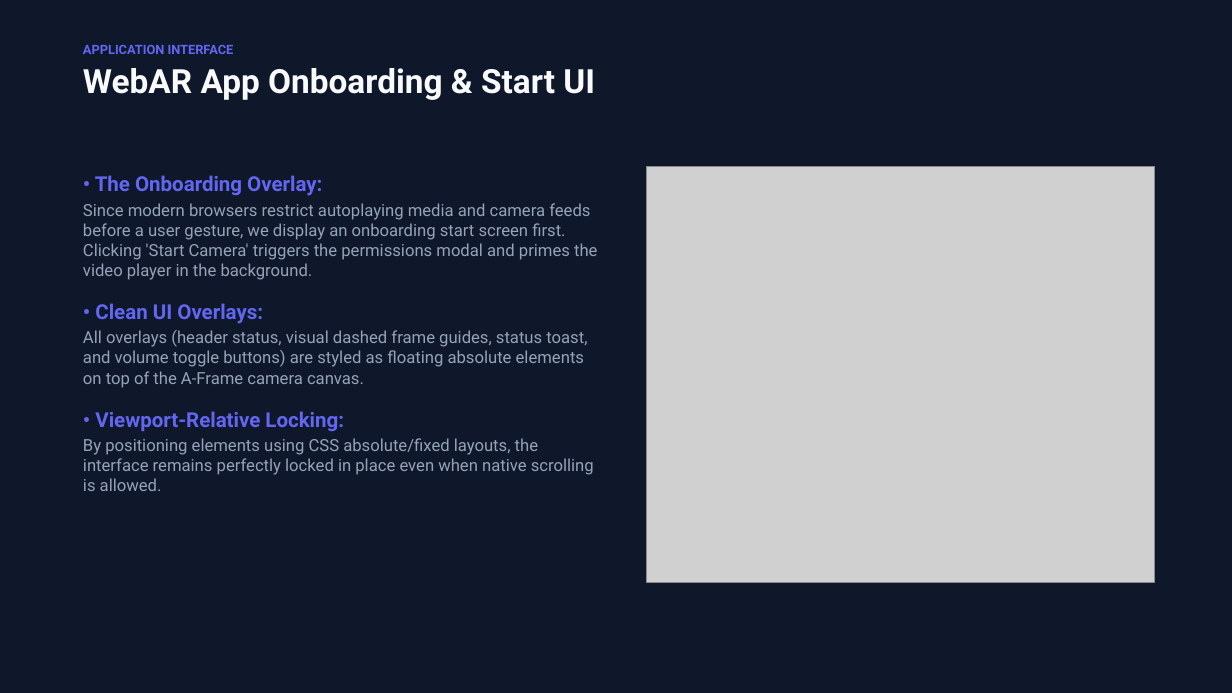
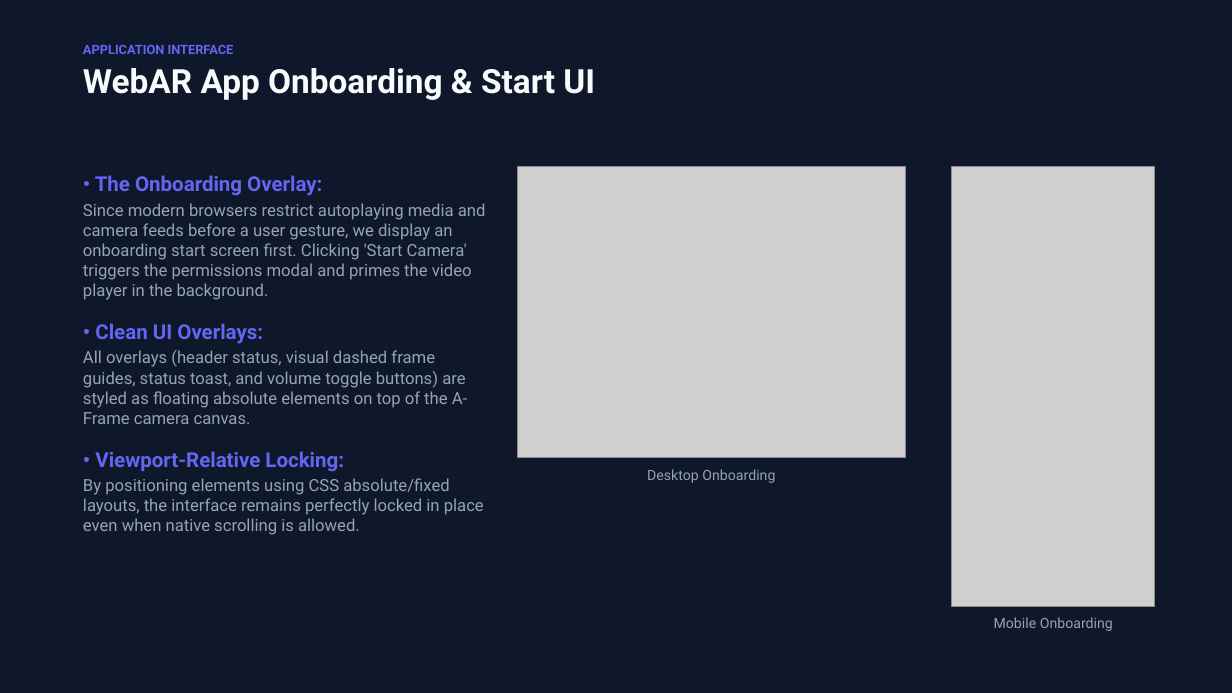
Before and after one commit to Travis-ugo/webar-video, a slide deck: slide 4 of slides.pptx. Drawn at 1232x693 pixels with LibreOffice and Linux fonts; fonts in the diff are those of the drawing; grey boxes stand for pictures. Boxes give left, top, right and bottom in pixels: in the first picture for what was removed or moved away, otherwise in the second. Text is boxed around its words. In the diff, an @@ line names an element or a change of style, - is before the commit and + after.

Commit message:
feat: add mobile screenshots to presentation and active camera slide

```diff
--- a/slides.pptx
+++ b/slides.pptx
@@ text "• The Onboarding Overlay:" rewrapped from [83, 175, 597, 491] to [83, 175, 486, 535] @@
@@ picture: place and size @@
-picture at [647, 166, 1155, 582]
+picture at [518, 166, 906, 457]
@@ picture added at [952, 166, 1155, 606] @@
@@ text added at [647, 469, 775, 483], 11 pt, text #94A3B8 @@
+Desktop Onboarding
@@ text added at [994, 617, 1113, 631], 11 pt, text #94A3B8 @@
+Mobile Onboarding
```
Also in this commit, not shown: 1 slide added, 3 other files.
